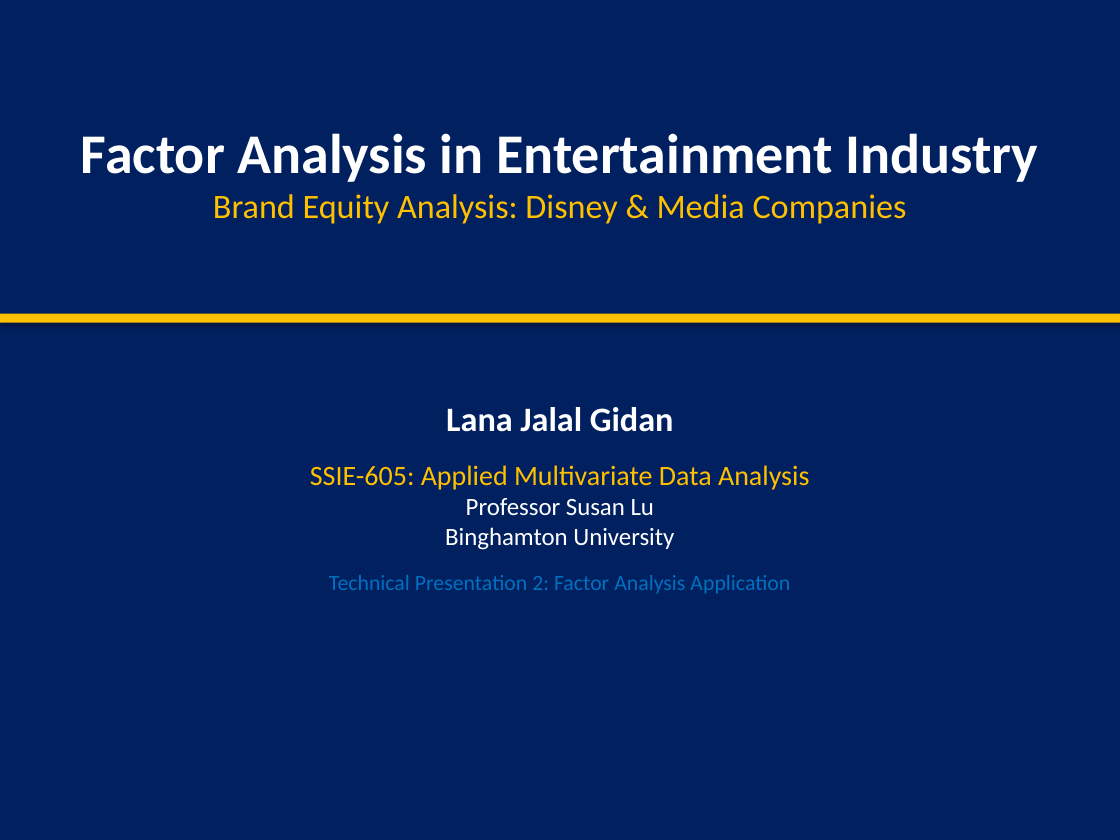
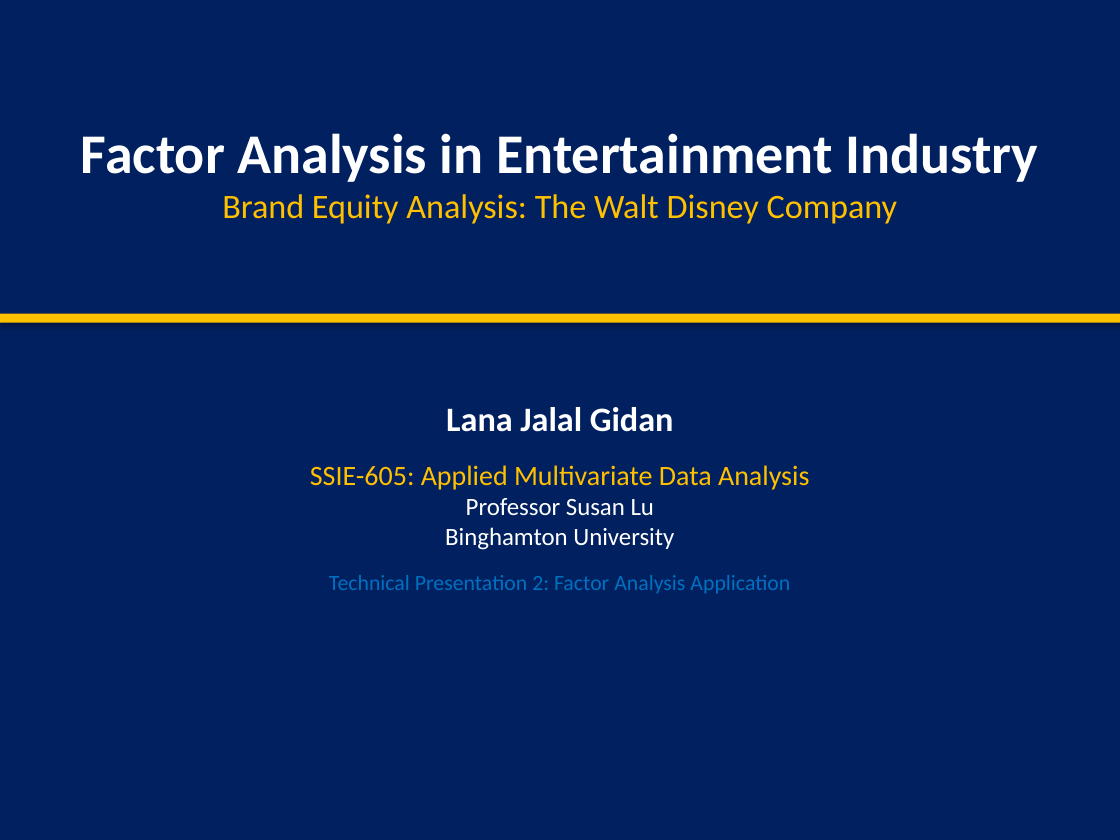
Before and after one commit to thenaivedetective/sp500-stock-performance, a slide deck: slide 1 of Factor_Analysis_Disney_Presentation.pptx. Drawn at 1120x840 pixels with LibreOffice and Linux fonts; fonts in the diff are those of the drawing. Boxes give left, top, right and bottom in pixels: in the first picture for what was removed or moved away, otherwise in the second. Text is boxed around its words. In the diff, an @@ line names an element or a change of style, - is before the commit and + after.

```diff
--- a/Factor_Analysis_Disney_Presentation.pptx
+++ b/Factor_Analysis_Disney_Presentation.pptx
@@ text at (222, 194, 898, 224): text changed @@
-Brand Equity Analysis: Disney & Media Companies
+Brand Equity Analysis: The Walt Disney Company
```
Also in this commit, not shown: 6 other slides changed, 1 other file.
